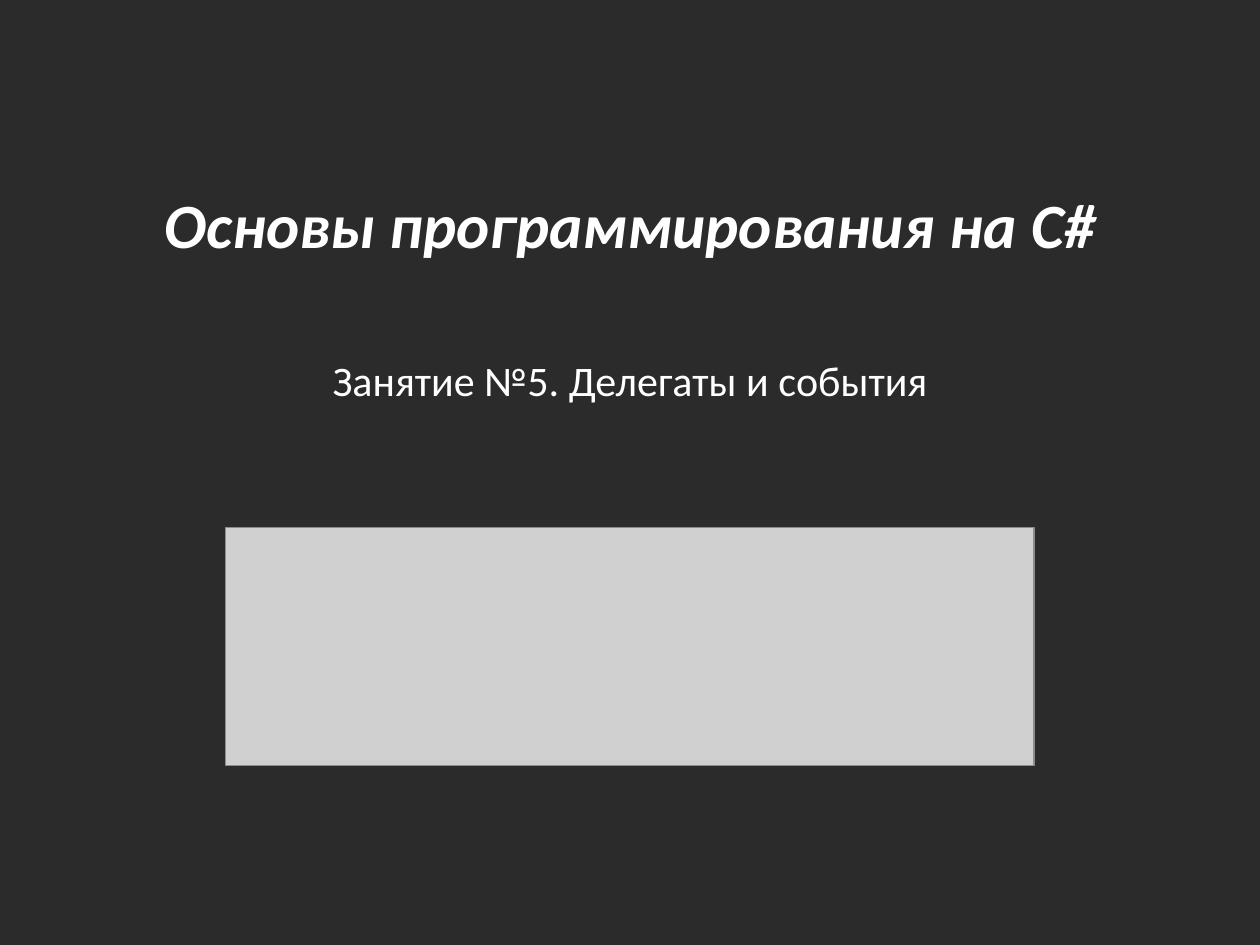
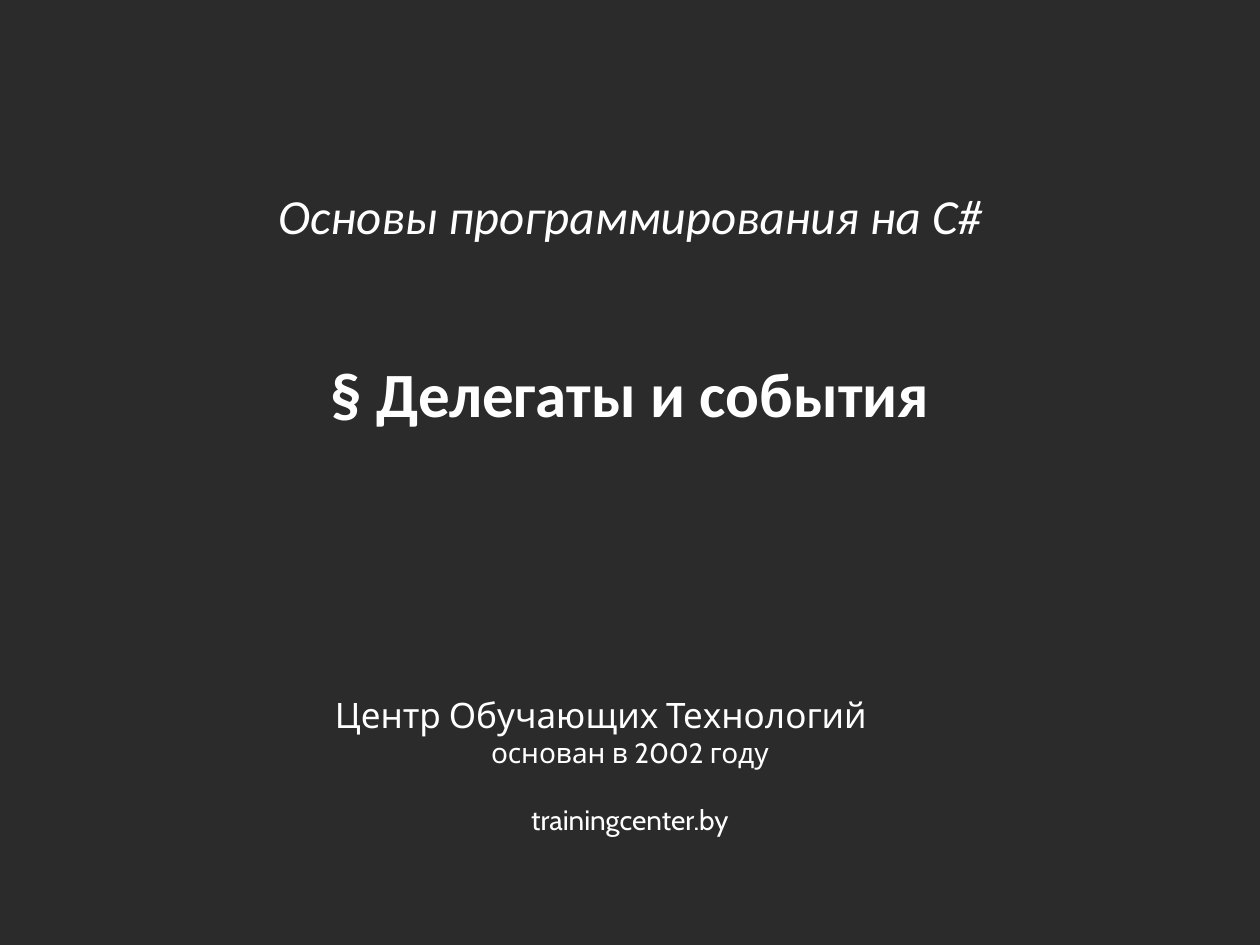
Before and after one commit to bazile/Training, a slide deck: slide 1 of Presentation/lesson-05-events.pptx. Drawn at 1260x945 pixels with LibreOffice and Linux fonts; fonts in the diff are those of the drawing; grey boxes stand for pictures; background and template pictures are left out; a plain dark background stands for a picture behind light text. Boxes give left, top, right and bottom in pixels: in the first picture for what was removed or moved away, otherwise in the second. Text is boxed around its words. In the diff, an @@ line names an element or a change of style, - is before the commit and + after.

```diff
--- a/Presentation/lesson-05-events.pptx
+++ b/Presentation/lesson-05-events.pptx
@@ text "Основы программирования на C#" at box(278, 201, 982, 242): size 36 to 28 pt, bold off @@
@@ text at box(376, 373, 929, 427): text changed; size 24 to 36 pt; bold on @@
-Занятие №5. Делегаты и события
+§ Делегаты и события
@@ picture removed at box(226, 528, 1034, 766) @@
@@ text added at box(335, 701, 866, 836), 16 pt, text #FFFFFF @@
+Центр Обучающих Технологий
+основан в 2002 году
+trainingcenter.by
```
Also in this commit, not shown: 1 slide added, 25 other files.
